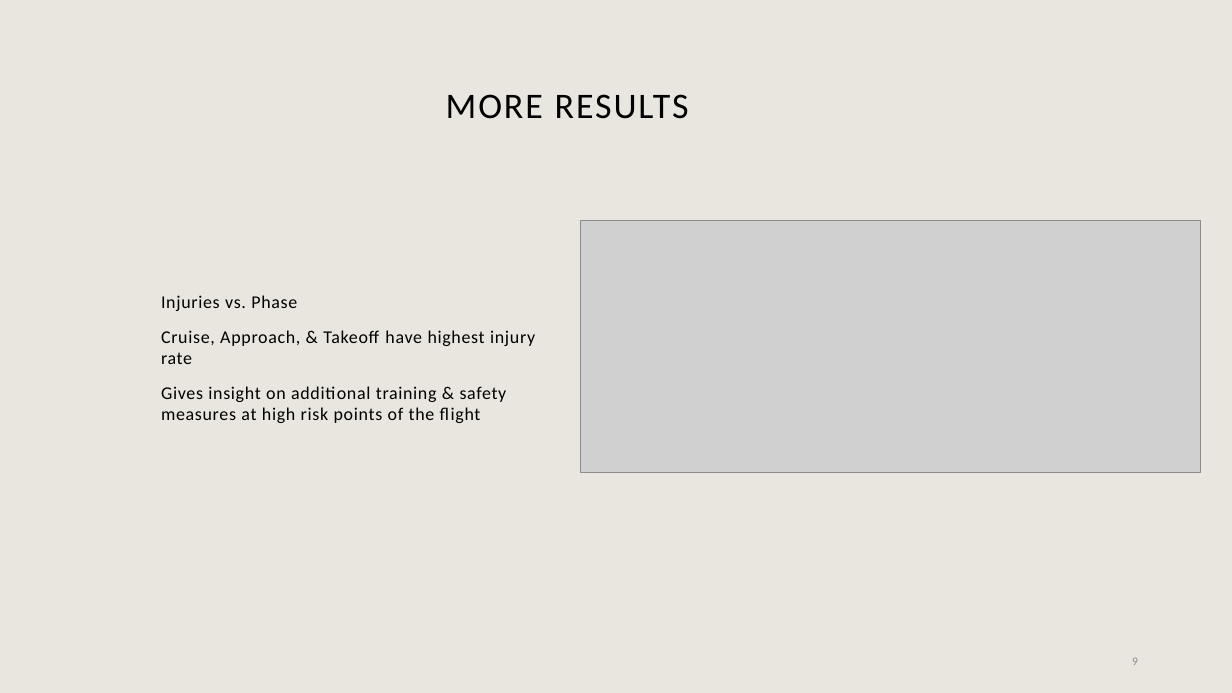
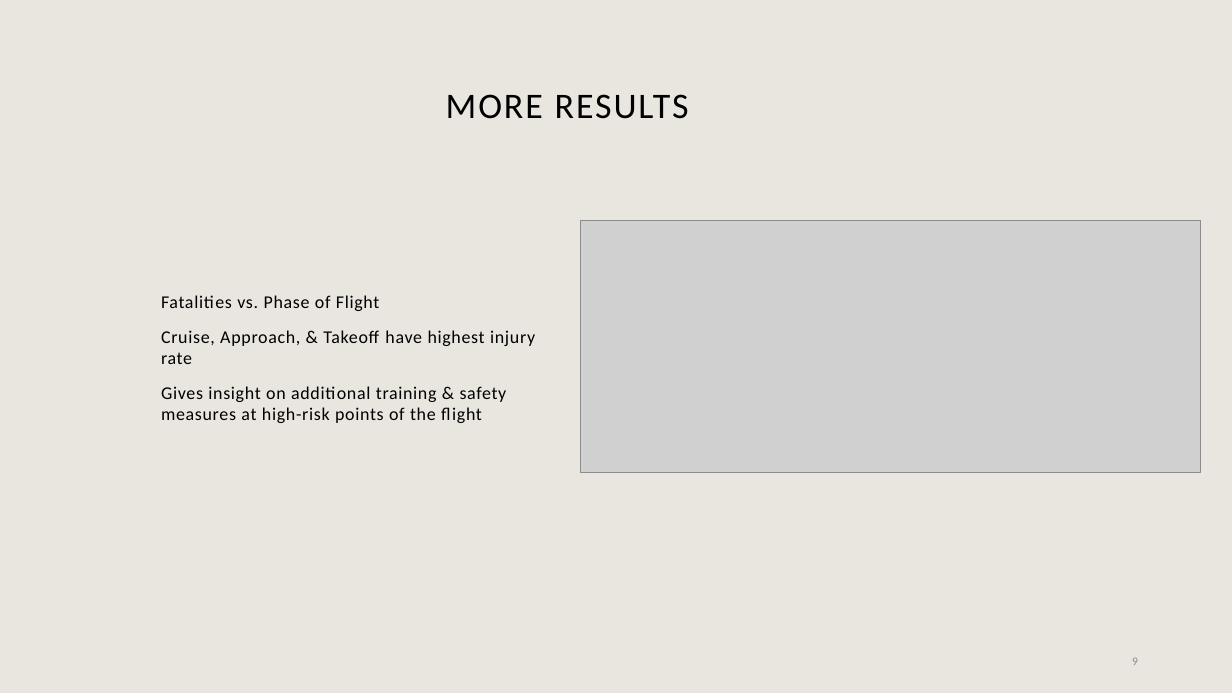
Before and after one commit to K-Pegg/Charting-New-Heights, a slide deck: slide 9 of Charting_New_Heights.pptx. Drawn at 1232x693 pixels with LibreOffice and Linux fonts; fonts in the diff are those of the drawing; grey boxes stand for pictures; background and template pictures are left out. Boxes give left, top, right and bottom in pixels: in the first picture for what was removed or moved away, otherwise in the second. Text is boxed around its words. In the diff, an @@ line names an element or a change of style, - is before the commit and + after.

Commit message:
updating slide deck

```diff
--- a/Charting_New_Heights.pptx
+++ b/Charting_New_Heights.pptx
@@ text at <box>161,295,379,311</box>: text changed @@
-Injuries vs. Phase
+Fatalities vs. Phase of Flight
@@ text at <box>161,386,507,423</box>: text changed @@
-Gives insight on additional training & safety measures at high risk points of the flight
+Gives insight on additional training & safety measures at high-risk points of the flight
```
Also in this commit, not shown: 3 other slides changed.
